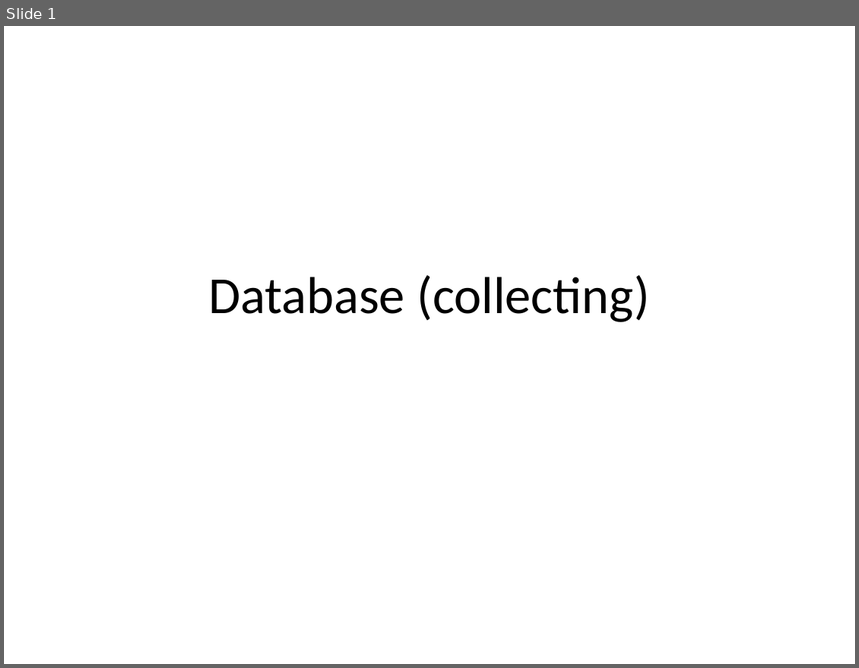
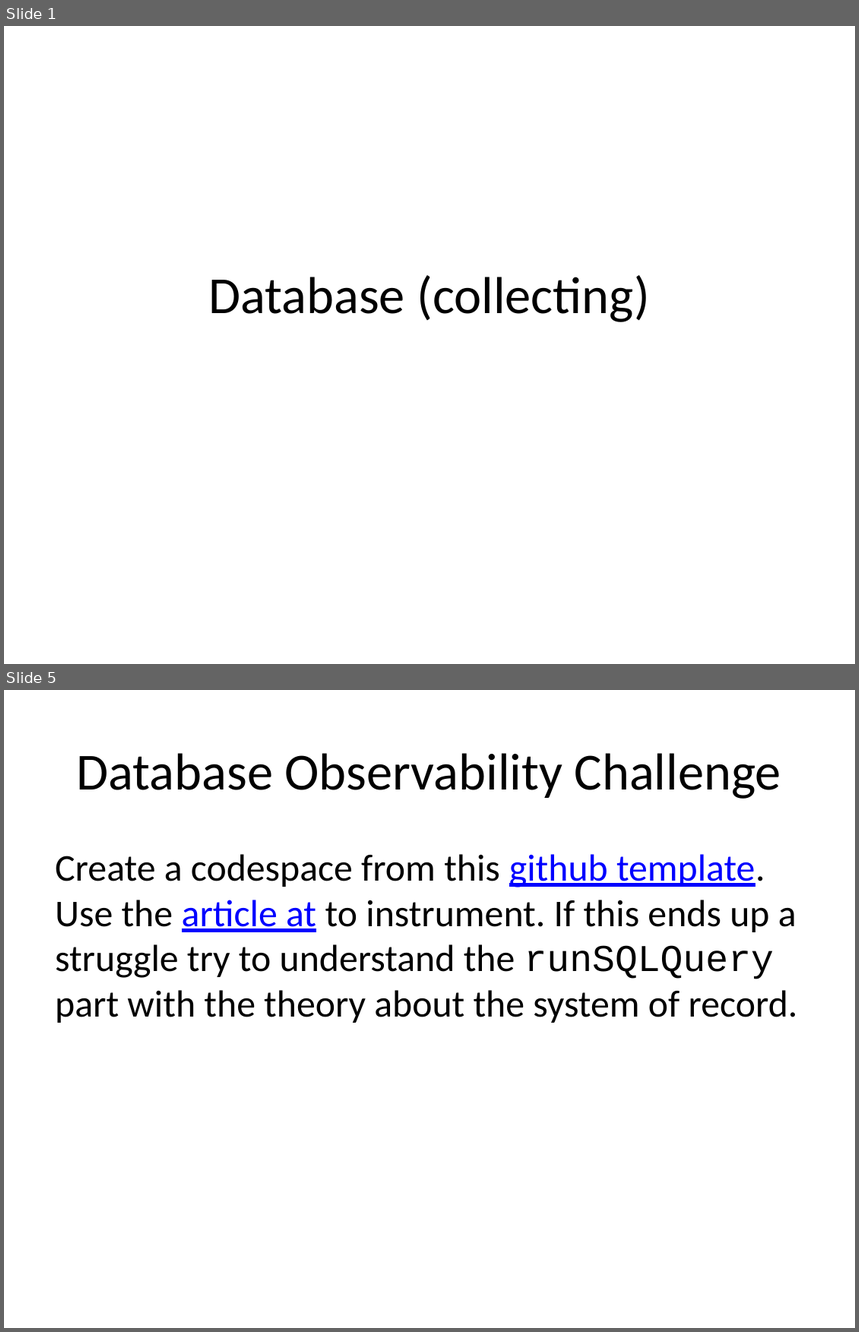
Before and after one commit to rhildred/INFO8985, a slide deck: database_collecting/slides.pptx. Shown one above the other, each under a label of ours: slide 1 before the commit, slides 1 and 5 after it; the slides between them are not shown. The pictures are 859x668 and 859x1332 pixels, drawn with LibreOffice and Linux fonts; fonts in the diff are those of the drawing. Boxes give left, top, right and bottom in pixels: in the first picture for what was removed or moved away, otherwise in the second. Text is boxed around its words. In the diff, an @@ line names an element or a change of style, - is before the commit and + after.

```diff
--- a/database_collecting/slides.pptx
+++ b/database_collecting/slides.pptx
@@ slide 5 added at bbox=[4, 690, 855, 1328], background #FFFFFF @@
@@ title added at bbox=[77, 753, 781, 799], 44 pt, text #000000 @@
+Database Observability Challenge
@@ text added at bbox=[55, 854, 798, 1023], 32 pt, text #000000 @@
+Create a codespace from this github template. Use the article at to instrument. If this ends up a struggle try to understand the runSQLQuery part with the theory about the system of record.
```
Also in this commit, not shown: 1 slide changed, 2 other slides added, 14 other files.
